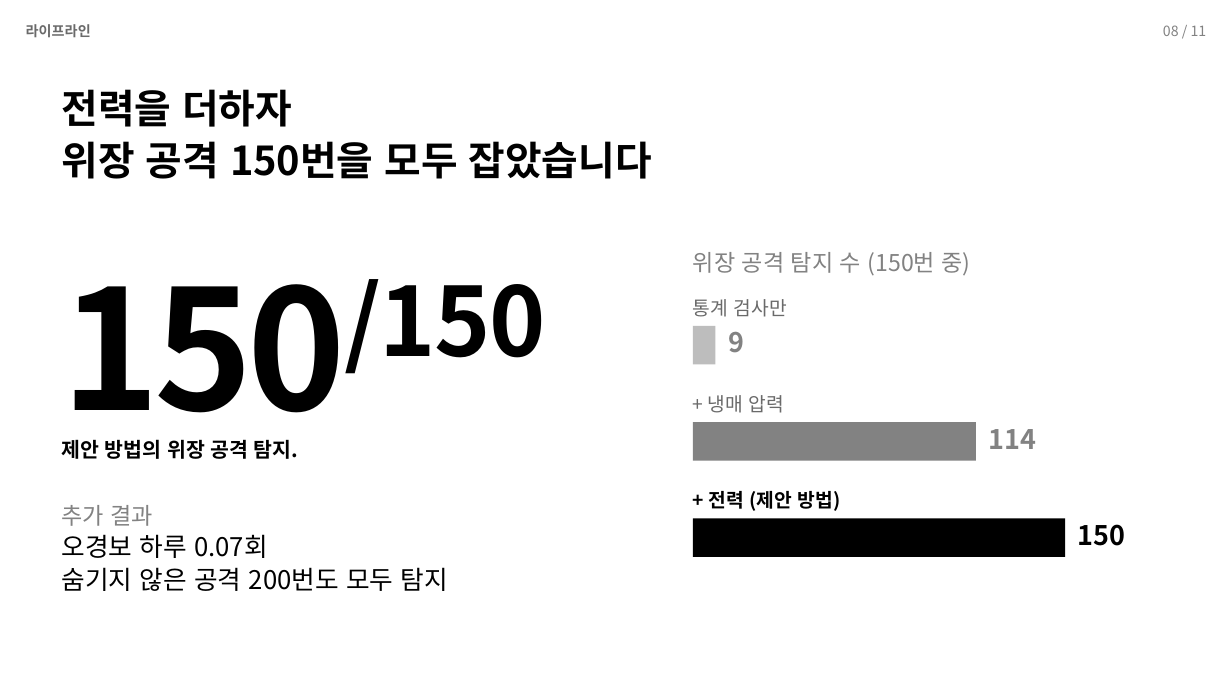
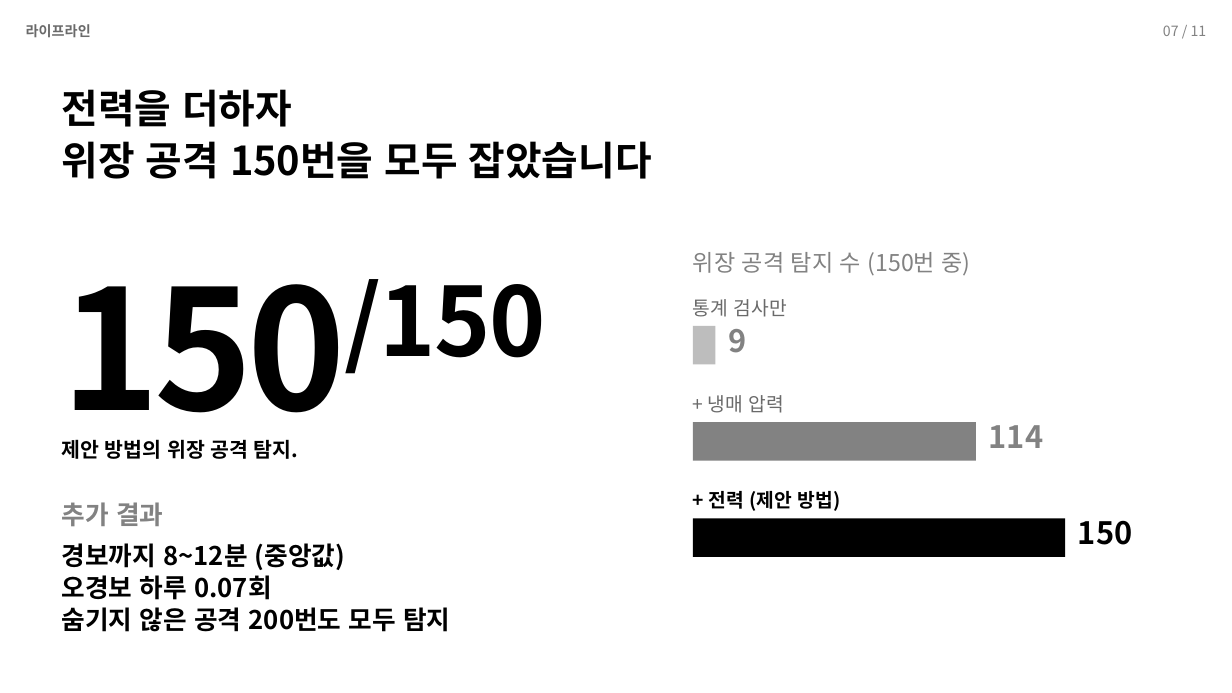
Before and after one commit to Jakpae/Blood-fridge-tamper-detection, a slide deck: slide 7 of docs/presentation/발표_라이프라인.pptx (slide 8 before the commit). Drawn at 1232x693 pixels with LibreOffice and Linux fonts; fonts in the diff are those of the drawing. Boxes give left, top, right and bottom in pixels: in the first picture for what was removed or moved away, otherwise in the second. Text is boxed around its words. In the diff, an @@ line names an element or a change of style, - is before the commit and + after.

```diff
--- a/docs/presentation/발표_라이프라인.pptx
+++ b/docs/presentation/발표_라이프라인.pptx
@@ text at box(1163, 25, 1207, 36): text changed @@
-08 / 11
+07 / 11
@@ text "추가 결과" at box(62, 502, 163, 526): size 18 to 20 pt, bold on @@
@@ text "경보까지 8~12분 (중앙값)": place and size @@
-text "경보까지 8~12분 (중앙값)" at box(62, 534, 448, 591)
+text "경보까지 8~12분 (중앙값)" at box(62, 543, 450, 632)
@@ size 21 to 24 pt in 3 elements at box(728, 329, 746, 353), box(989, 425, 1044, 448), box(1078, 520, 1133, 545) @@
@@ text at box(62, 543, 345, 570): paragraph added @@
+경보까지 8~12분 (중앙값)
@@ text at box(62, 575, 450, 632): bold on in "오경보 하루 0.07회", "숨기지 않은 공격 200번도 모두 탐지" @@
```
Also in this commit, not shown: 7 other slides changed, 3 other files.
